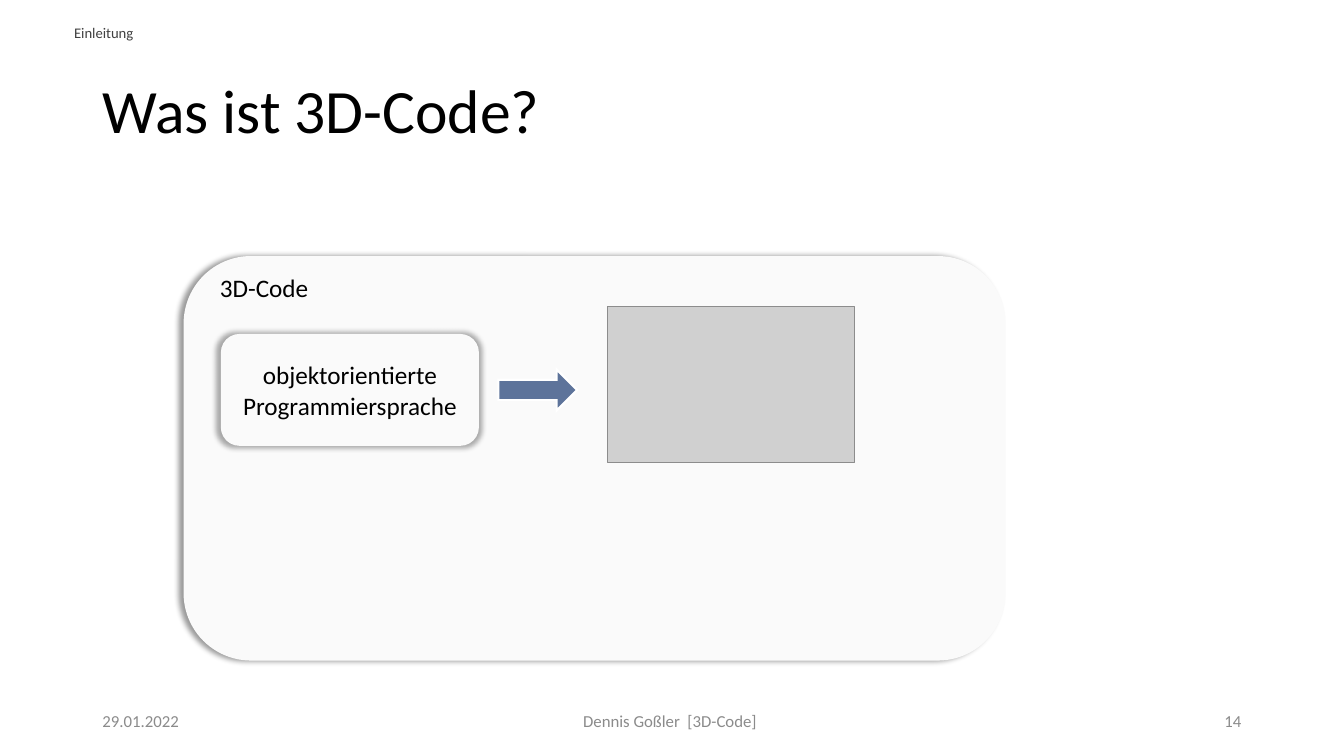
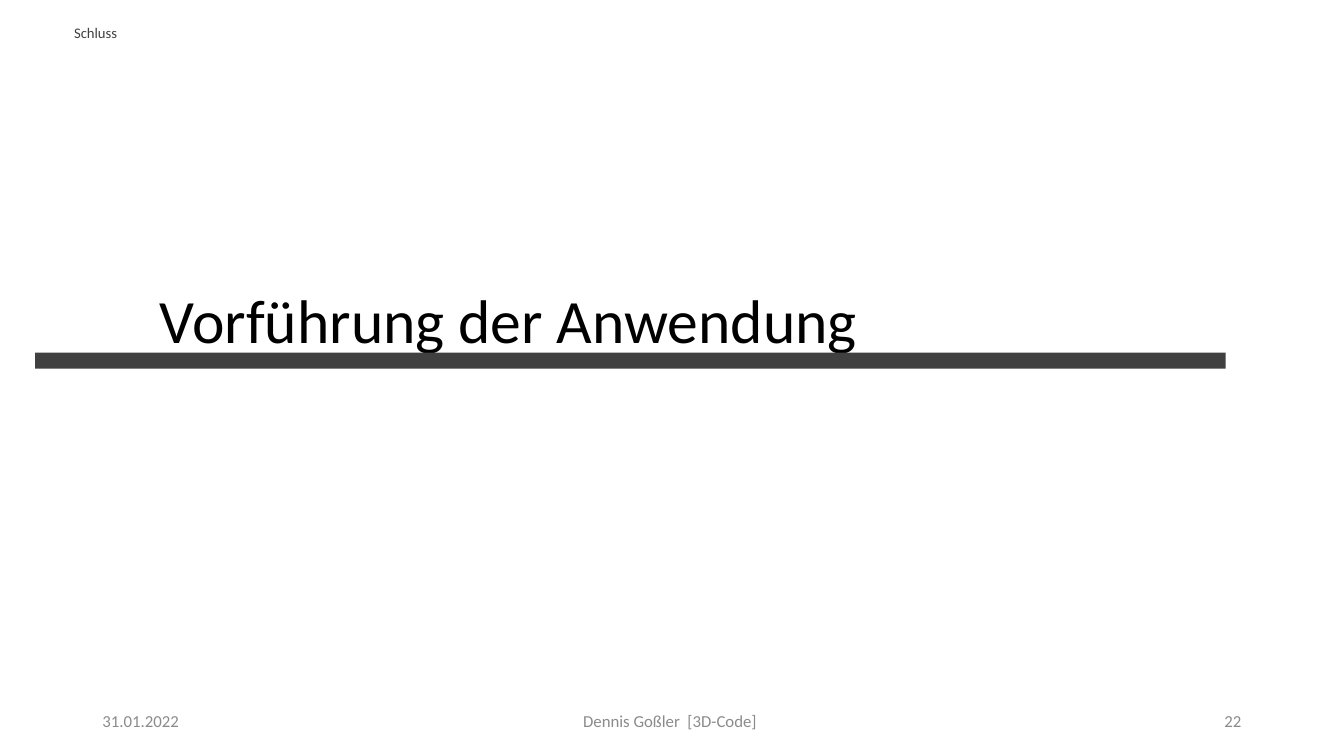
Before and after one commit to DennisGoss99/PraxProj_3DCode, a slide deck: slide 22 of Presentation/PraxisProj-3DCode.pptx (slide 14 before the commit). Drawn at 1344x756 pixels with LibreOffice and Linux fonts; fonts in the diff are those of the drawing; grey boxes stand for pictures. Boxes give left, top, right and bottom in pixels: in the first picture for what was removed or moved away, otherwise in the second. Text is boxed around its words. In the diff, an @@ line names an element or a change of style, - is before the commit and + after.

```diff
--- a/Presentation/PraxisProj-3DCode.pptx
+++ b/Presentation/PraxisProj-3DCode.pptx
@@ text at [74,28,117,38]: text changed @@
-Einleitung
+Schluss
@@ title removed at [102,90,540,134] @@
-Was ist 3D-Code?
@@ rounded rectangle removed at [184,256,1005,660] @@
@@ text removed at [220,279,308,297] @@
-3D-Code
@@ title added at [160,300,857,358], 44 pt, text #000000 @@
+Vorführung der Anwendung
@@ picture removed at [608,307,855,463] @@
@@ rectangle added at [35,352,1226,369], fill #404040 @@
@@ rounded rectangle removed at [221,334,479,446] @@
-objektorientierte Programmiersprache
@@ right arrow removed at [498,370,577,410] @@
@@ text at [102,716,178,727]: text changed @@
-29.01.2022
+31.01.2022
@@ page number at [1224,716,1241,727]: text changed @@
-14
+22
```
Also in this commit, not shown: 12 other slides changed, 9 slides added, 2 slides removed.
